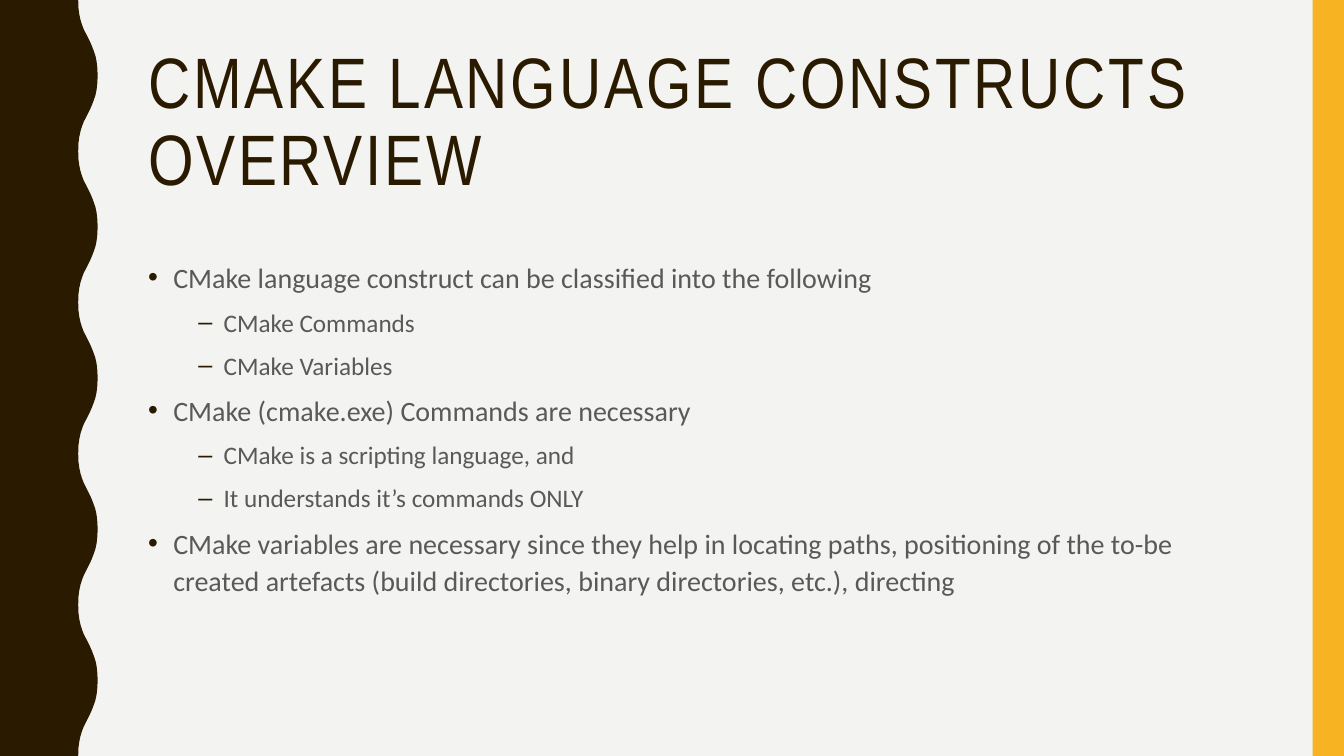
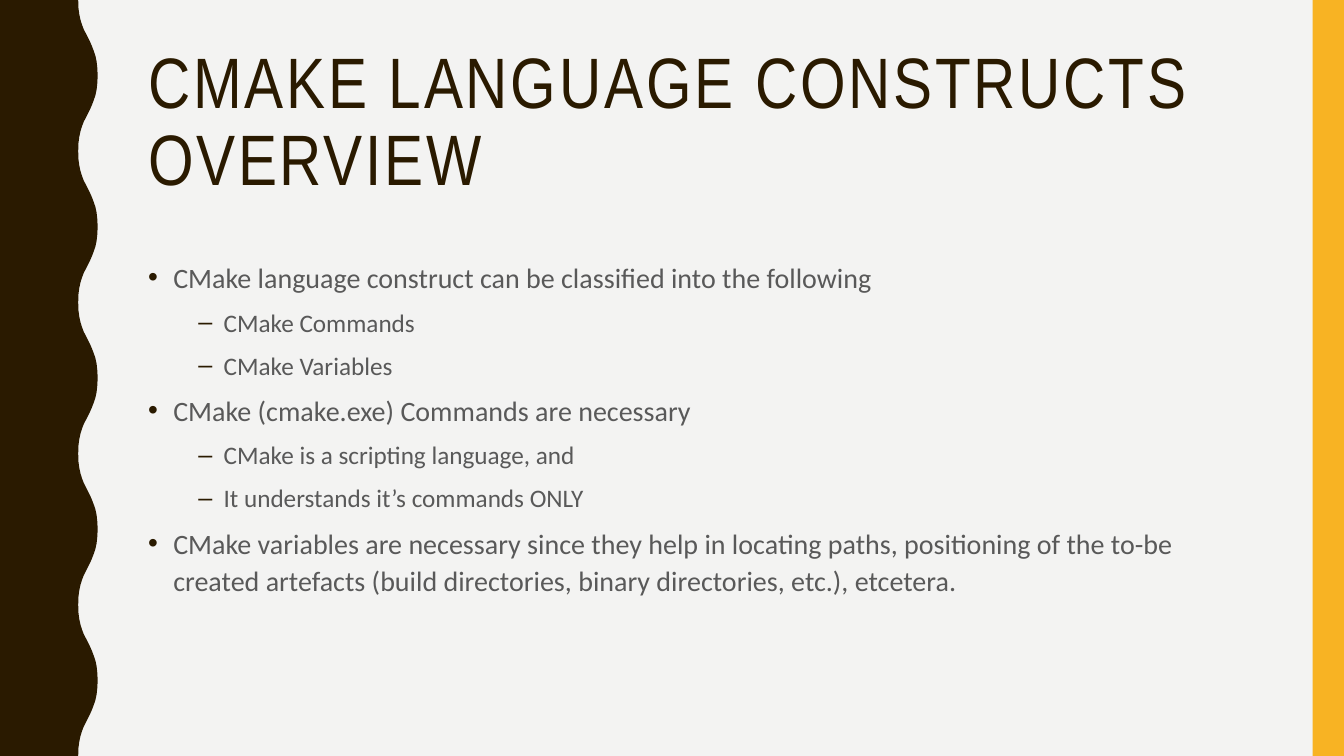
Before and after one commit to VSPhaneendraPaluri/cmakeforneophytes, a slide deck: slide 16 of slide-deck/learn-cmake.pptx. Drawn at 1344x756 pixels with LibreOffice and Linux fonts; fonts in the diff are those of the drawing. Boxes give left, top, right and bottom in pixels: in the first picture for what was removed or moved away, otherwise in the second. Text is boxed around its words. In the diff, an @@ line names an element or a change of style, - is before the commit and + after.

```diff
--- a/slide-deck/learn-cmake.pptx
+++ b/slide-deck/learn-cmake.pptx
@@ text at box(173, 534, 1172, 596): text changed @@
-• CMake variables are necessary since they help in locating paths, positioning of the to-be created artefacts (build directories, binary directories, etc.), directing
+• CMake variables are necessary since they help in locating paths, positioning of the to-be created artefacts (build directories, binary directories, etc.), etcetera.
```
Also in this commit, not shown: 10 other slides changed, 1 other file.
